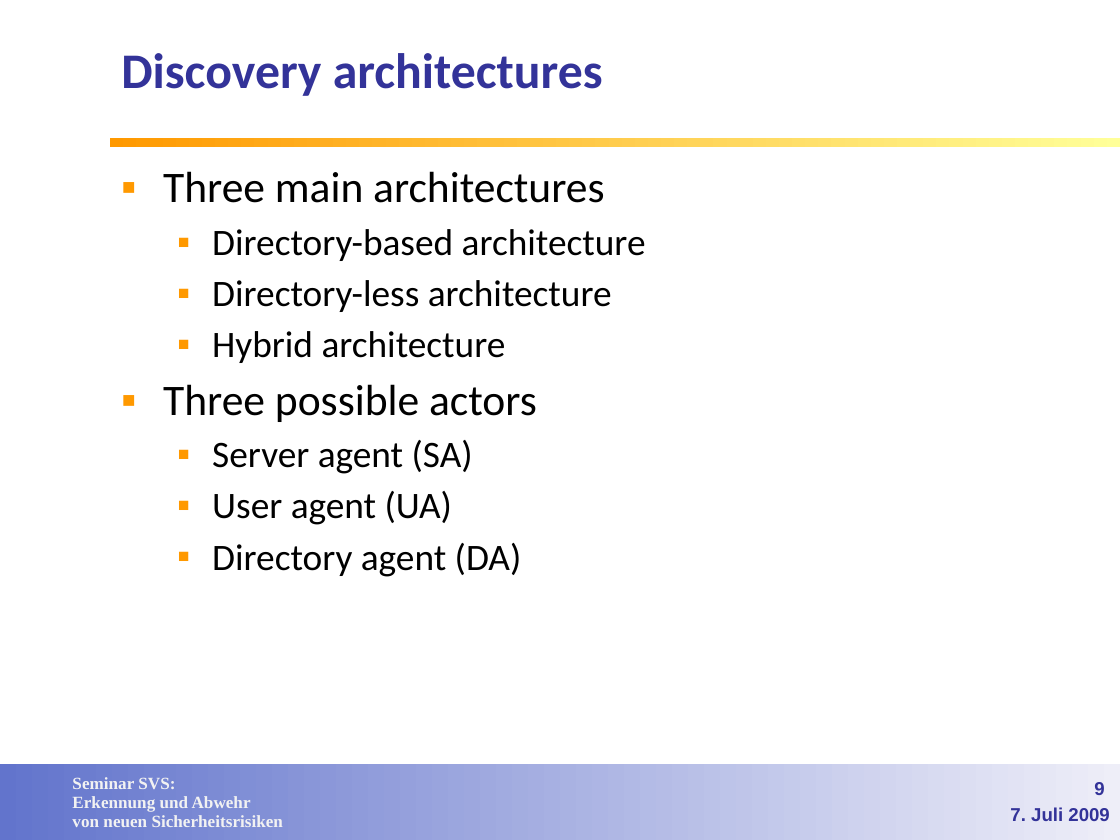
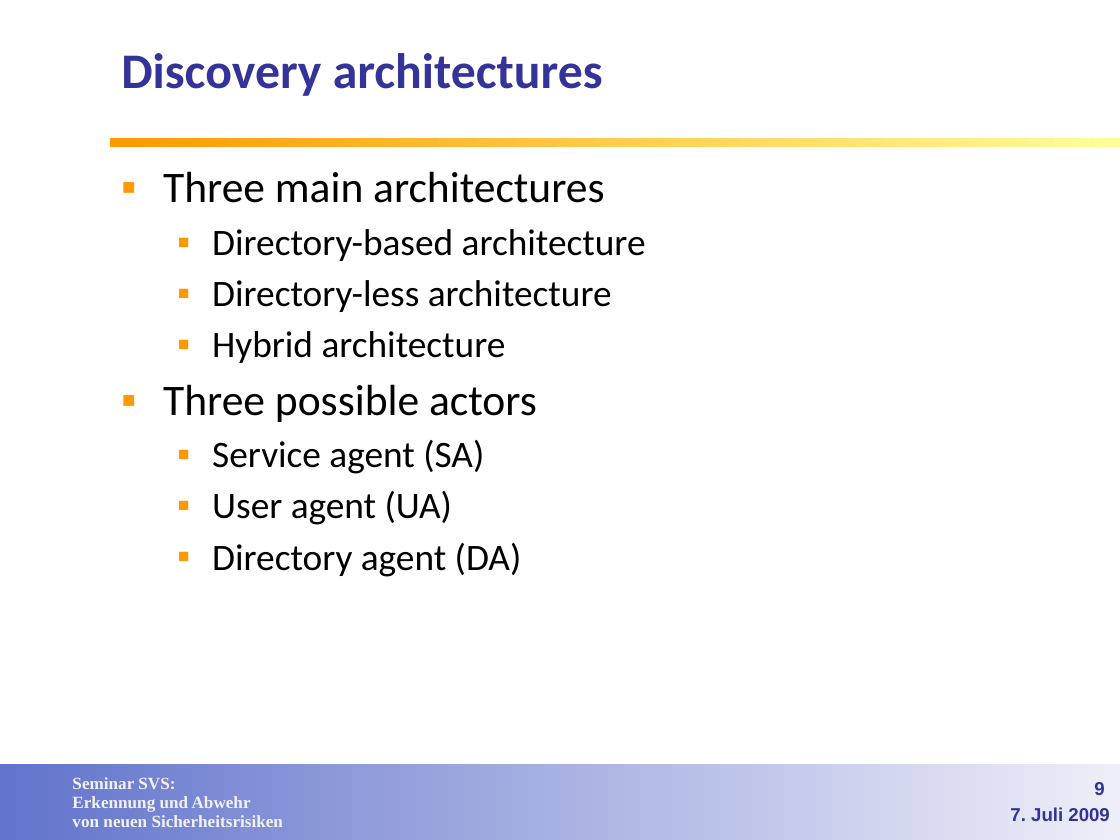
Before and after one commit to lemmy/SecuredSLP, a slide deck: slide 9 of doc/Service Discovery in open networks.ppt. Drawn at 1120x840 pixels with LibreOffice and Linux fonts; fonts in the diff are those of the drawing; background and template pictures are left out. Boxes give left, top, right and bottom in pixels: in the first picture for what was removed or moved away, otherwise in the second. Text is boxed around its words. In the diff, an @@ line names an element or a change of style, - is before the commit and + after.

```diff
--- a/doc/Service Discovery in open networks.ppt
+++ b/doc/Service Discovery in open networks.ppt
@@ text at (212,440,484,474): text changed @@
-  ▪ Server agent (SA)
+  ▪ Service agent (SA)
```
Also in this commit, not shown: 5 other slides changed, 1 slide removed.
